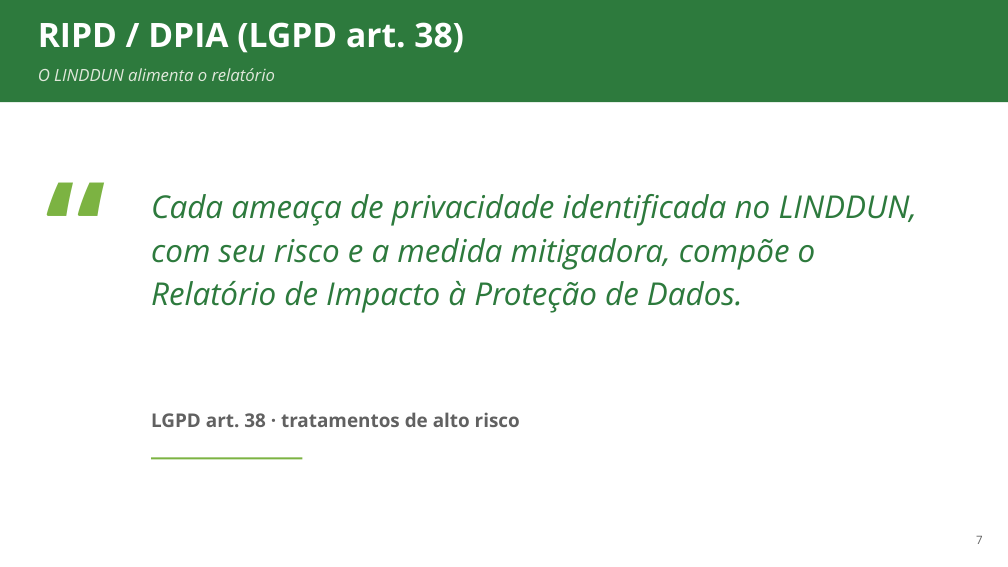
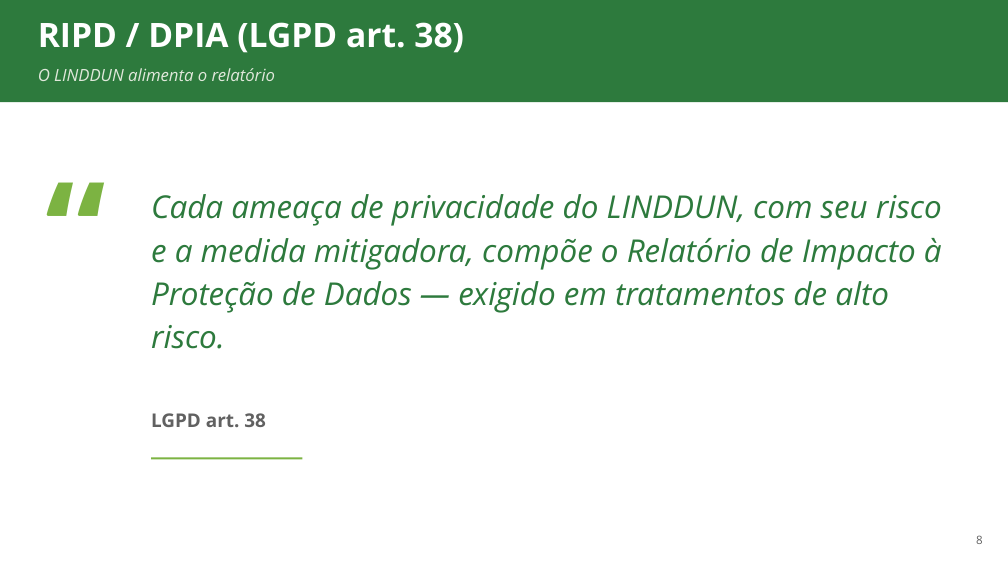
Before and after one commit to ads-sapucaia-ssc/SSC, a slide deck: slide 8 of aulas/aula-04-privacidade-linddun.pptx (slide 7 before the commit). Drawn at 1008x567 pixels with LibreOffice and Linux fonts; fonts in the diff are those of the drawing. Boxes give left, top, right and bottom in pixels: in the first picture for what was removed or moved away, otherwise in the second. Text is boxed around its words. In the diff, an @@ line names an element or a change of style, - is before the commit and + after.

Commit message:
Slides como material de estudo: texto de tela mais explicativo, exemplos trabalhados (IDOR, BDD, STRIDE/LINDDUN-per-element) e notas de estudo (apostila embutida) em cada slide de conteudo

```diff
--- a/aulas/aula-04-privacidade-linddun.pptx
+++ b/aulas/aula-04-privacidade-linddun.pptx
@@ text at (151,194,942,349): text changed @@
-Cada ameaça de privacidade identificada no LINDDUN, com seu risco e a medida mitigadora, compõe o Relatório de Impacto à Proteção de Dados.
+Cada ameaça de privacidade do LINDDUN, com seu risco e a medida mitigadora, compõe o Relatório de Impacto à Proteção de Dados — exigido em tratamentos de alto risco.
@@ text at (151,413,266,427): text changed @@
-LGPD art. 38 · tratamentos de alto risco
+LGPD art. 38
@@ text at (976,535,983,544): text changed @@
-7
+8
```
Also in this commit, not shown: 4 other slides changed, 1 slide added, 10 other files.
